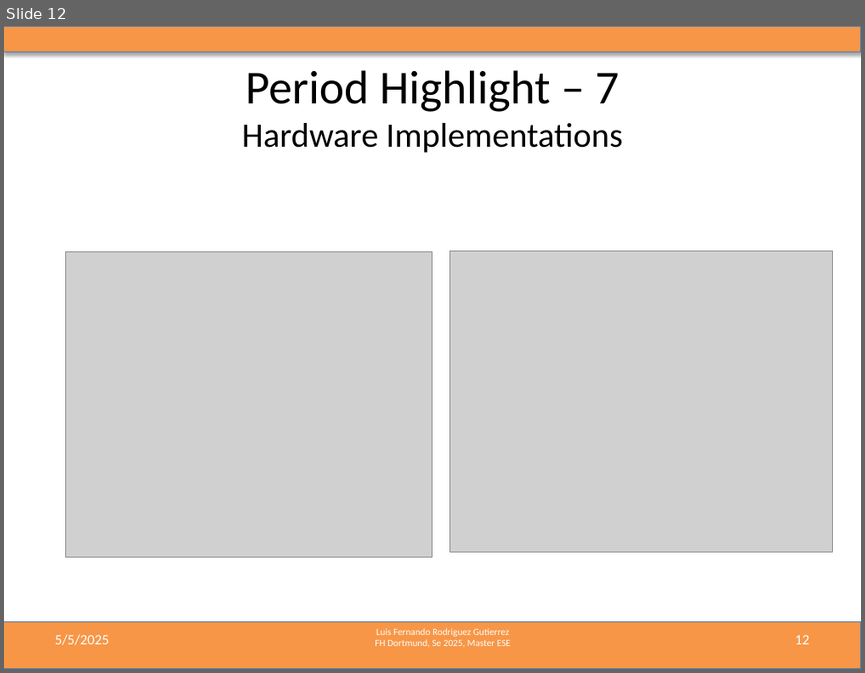
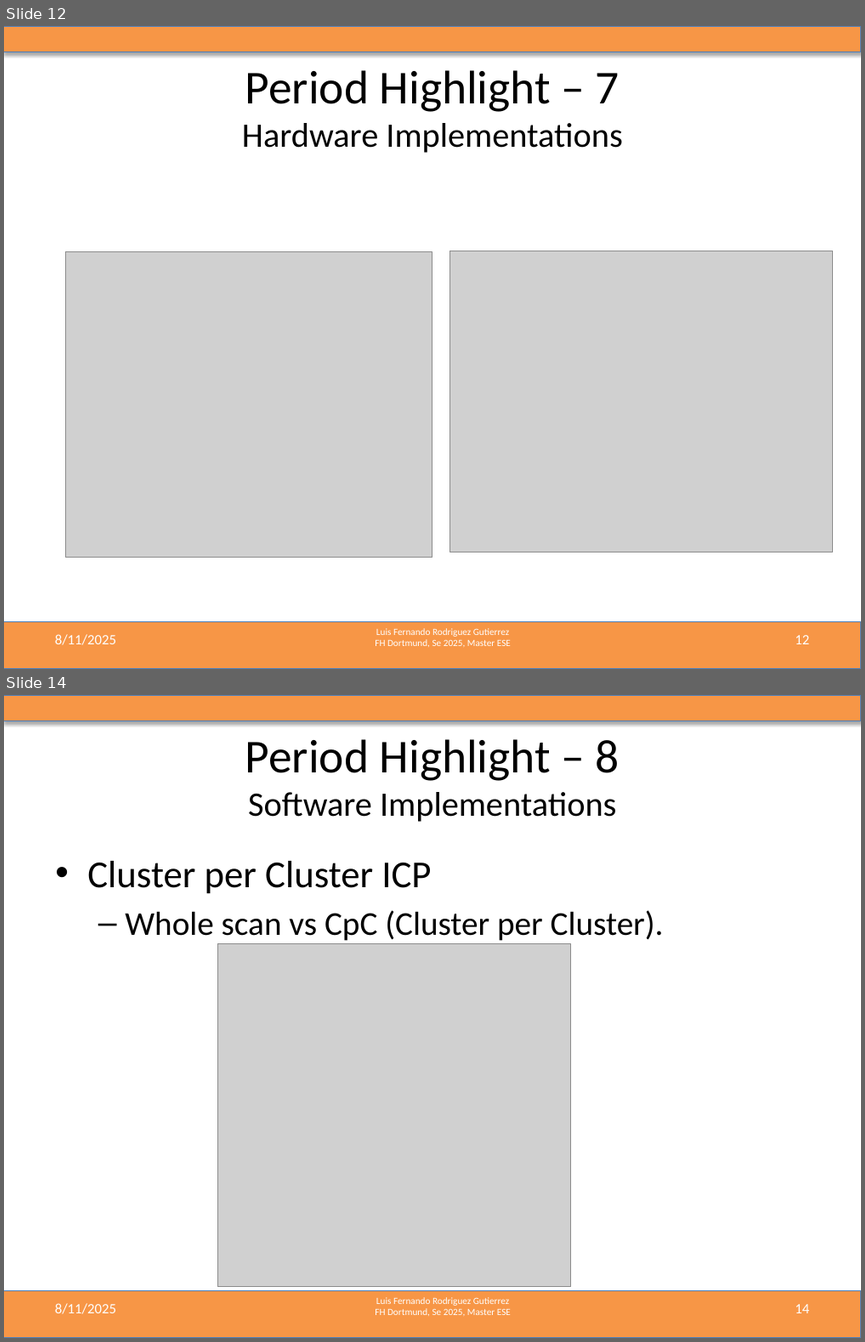
Before and after one commit to LF-RoGu/ResearchProject, a slide deck: 06_PresentationUpdates/Radar_ResearchProject.pptx. Shown one above the other, each under a label of ours: slide 12 before the commit, slides 12 and 14 after it; the slides between them are not shown. The pictures are 865x673 and 865x1342 pixels, drawn with LibreOffice and Linux fonts; fonts in the diff are those of the drawing; grey boxes stand for pictures. Boxes give left, top, right and bottom in pixels: in the first picture for what was removed or moved away, otherwise in the second. Text is boxed around its words. In the diff, an @@ line names an element or a change of style, - is before the commit and + after.

```diff
--- a/06_PresentationUpdates/Radar_ResearchProject.pptx
+++ b/06_PresentationUpdates/Radar_ResearchProject.pptx
@@ slide 14 added at (x1=4, y1=695, x2=861, y2=1338), background #FFFFFF; not listed: 3 template elements that a slide beside it also shows @@
@@ title added at (x1=245, y1=739, x2=619, y2=822), 28.8 pt, text #000000 @@
+Period Highlight – 8
+Software Implementations
@@ text added at (x1=87, y1=861, x2=664, y2=941), 28 pt, text #000000 @@
+• Cluster per Cluster ICP
+  – Whole scan vs CpC (Cluster per Cluster).
@@ picture added at (x1=218, y1=943, x2=571, y2=1287) @@
@@ text added at (x1=55, y1=1303, x2=116, y2=1314), 12 pt, text #FFFFFF @@
+8/11/2025
@@ page number added at (x1=794, y1=1304, x2=809, y2=1313), 12 pt, text #FFFFFF @@
+14
@@ slide 12 changed as well @@
@@ text at (x1=55, y1=634, x2=116, y2=645): text changed @@
-5/5/2025
+8/11/2025
```
Also in this commit, not shown: 13 other slides changed, 14 other slides added.
